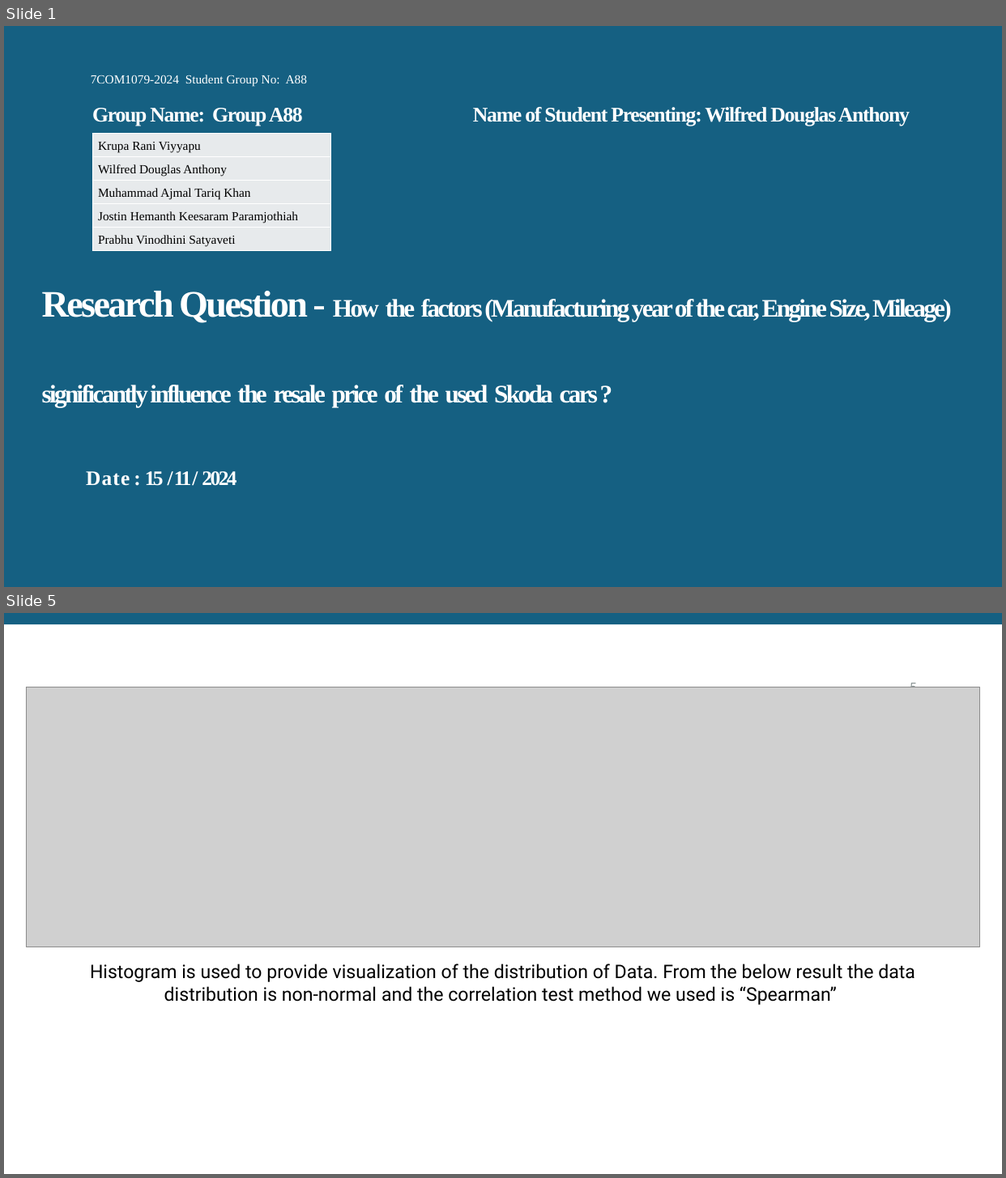
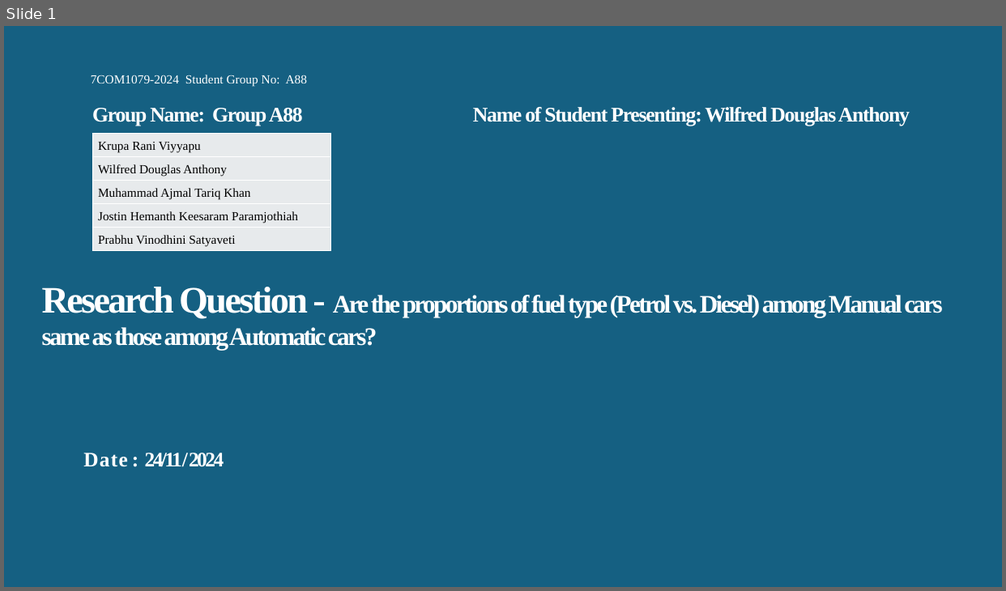
Before and after one commit to KrupaRaniHerts/Group88, a slide deck: 7COM1079-Tutorial_4.pptx. Shown one above the other, each under a label of ours: slides 1 and 5 before the commit, slide 1 after it; the slides between them are not shown. The pictures are 1006x1178 and 1006x591 pixels, drawn with LibreOffice and Linux fonts; fonts in the diff are those of the drawing; grey boxes stand for pictures; background and template pictures are left out. Boxes give left, top, right and bottom in pixels: in the first picture for what was removed or moved away, otherwise in the second. Text is boxed around its words. In the diff, an @@ line names an element or a change of style, - is before the commit and + after.

```diff
--- a/7COM1079-Tutorial_4.pptx
+++ b/7COM1079-Tutorial_4.pptx
@@ slide 5 removed at (x1=4, y1=613, x2=1002, y2=1174), background #FFFFFF @@
@@ rectangle removed at (x1=4, y1=613, x2=1002, y2=624) @@
@@ page number removed at (x1=910, y1=681, x2=917, y2=688) @@
-5
@@ picture removed at (x1=27, y1=687, x2=980, y2=947) @@
@@ text removed at (x1=90, y1=964, x2=915, y2=1005) @@
-Histogram is used to provide visualization of the distribution of Data. From the below result the data distribution is non-normal and the correlation test method we used is “Spearman”
@@ slide 1 changed as well @@
@@ title at (x1=42, y1=287, x2=942, y2=467): text changed @@
-Research Question - How the factors (Manufacturing year of the car, Engine Size, Mileage) significantly influence the resale price of the used Skoda cars ?
-D a t e : 15 / 11 / 2024
+Research Question - Are the proportions of fuel type (Petrol vs. Diesel) among Manual cars same as those among Automatic cars?
+D a t e : 24/11/ 2024
```
Also in this commit, not shown: 2 other slides changed, 3 slides added, 3 other slides removed.
